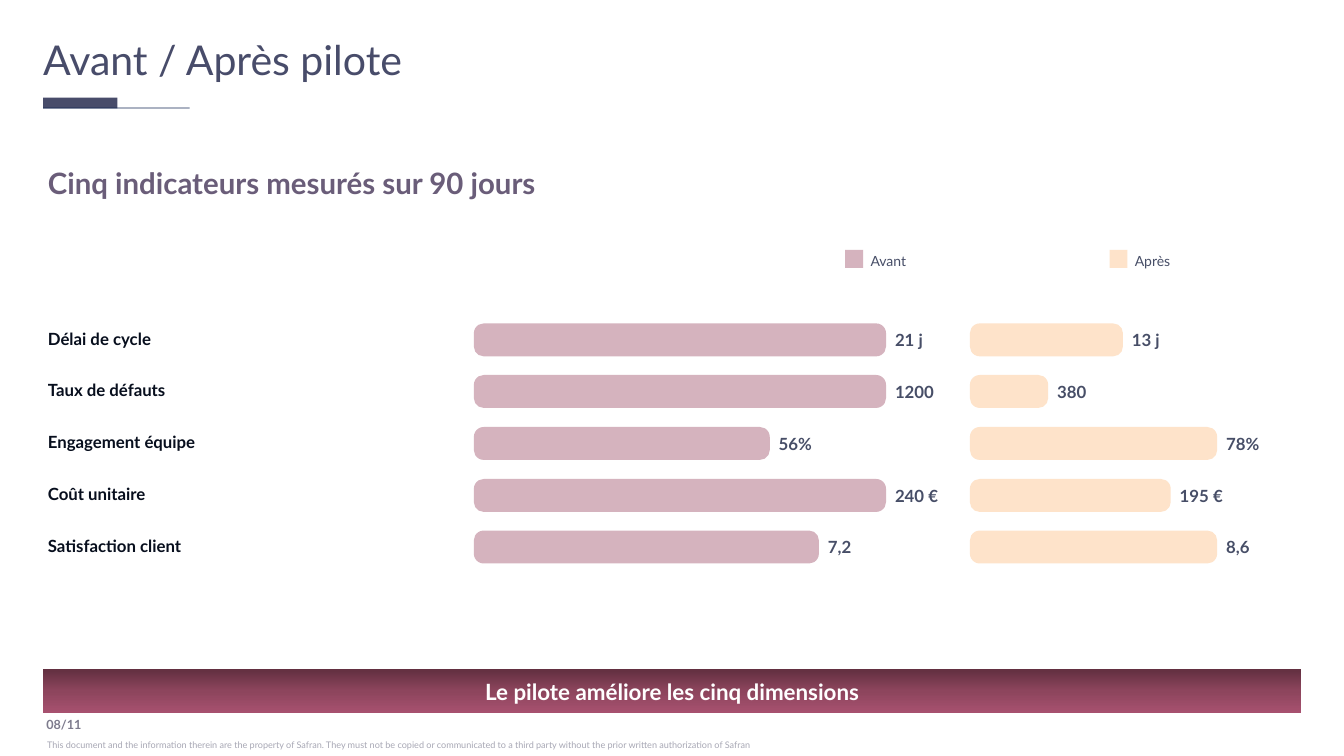
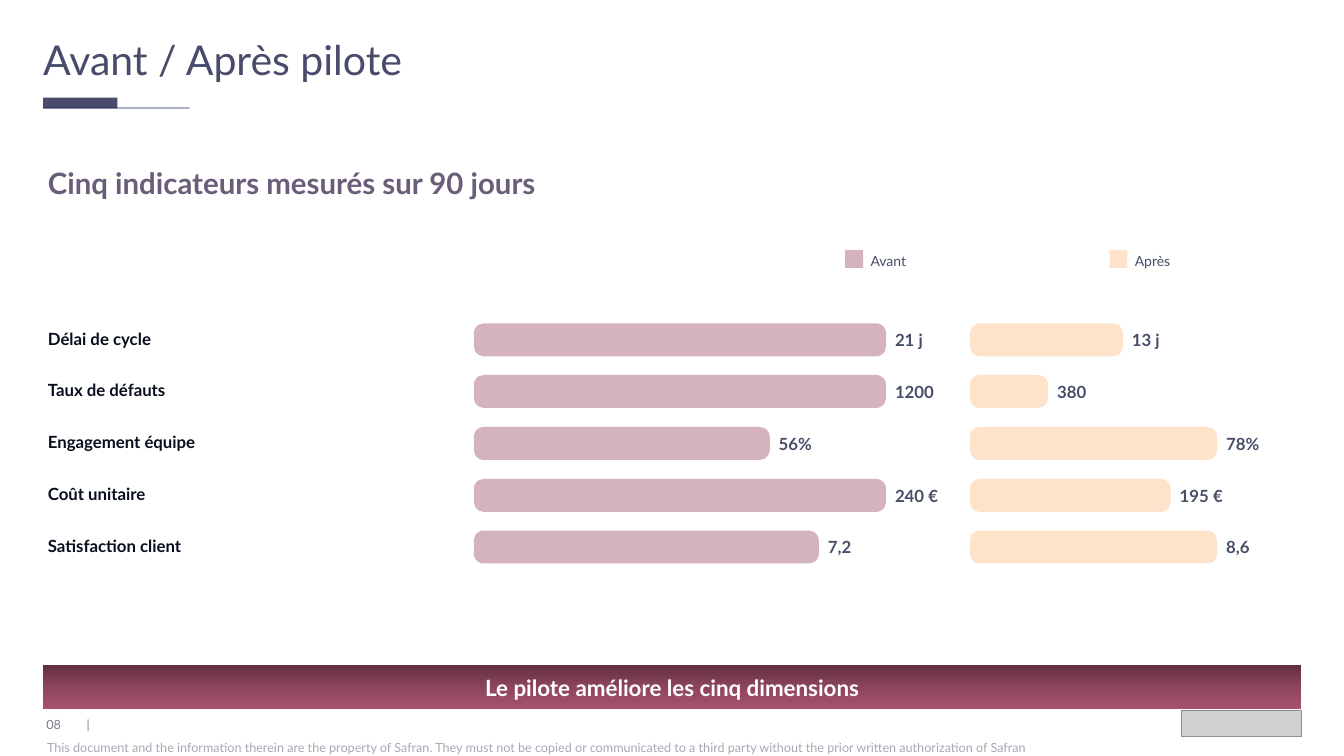
Before and after one commit to jpapasidero/Skill_Jessica_template_Claude, a slide deck: slide 8 of test_corretion_elements_graphiques.pptx. Drawn at 1344x756 pixels with LibreOffice and Linux fonts; fonts in the diff are those of the drawing; grey boxes stand for pictures. Boxes give left, top, right and bottom in pixels: in the first picture for what was removed or moved away, otherwise in the second. Text is boxed around its words. In the diff, an @@ line names an element or a change of style, - is before the commit and + after.

```diff
--- a/test_corretion_elements_graphiques.pptx
+++ b/test_corretion_elements_graphiques.pptx
@@ text "Le pilote améliore les cinq ...": place and size @@
-text "Le pilote améliore les cinq ..." at (485,683,859,704)
+text "Le pilote améliore les cinq ..." at (485,679,859,700)
@@ rectangle: place and size @@
-rectangle at (43,669,1302,713)
+rectangle at (43,665,1302,709)
@@ picture added at (1182,711,1302,736) @@
@@ text "This document and the information ..." at (47,743,1026,754): size 6.5 to 9 pt @@
@@ text at (46,720,61,729): text changed; bold off @@
-08/11
+08 |
```
Also in this commit, not shown: 10 other slides changed, 4 other files.
